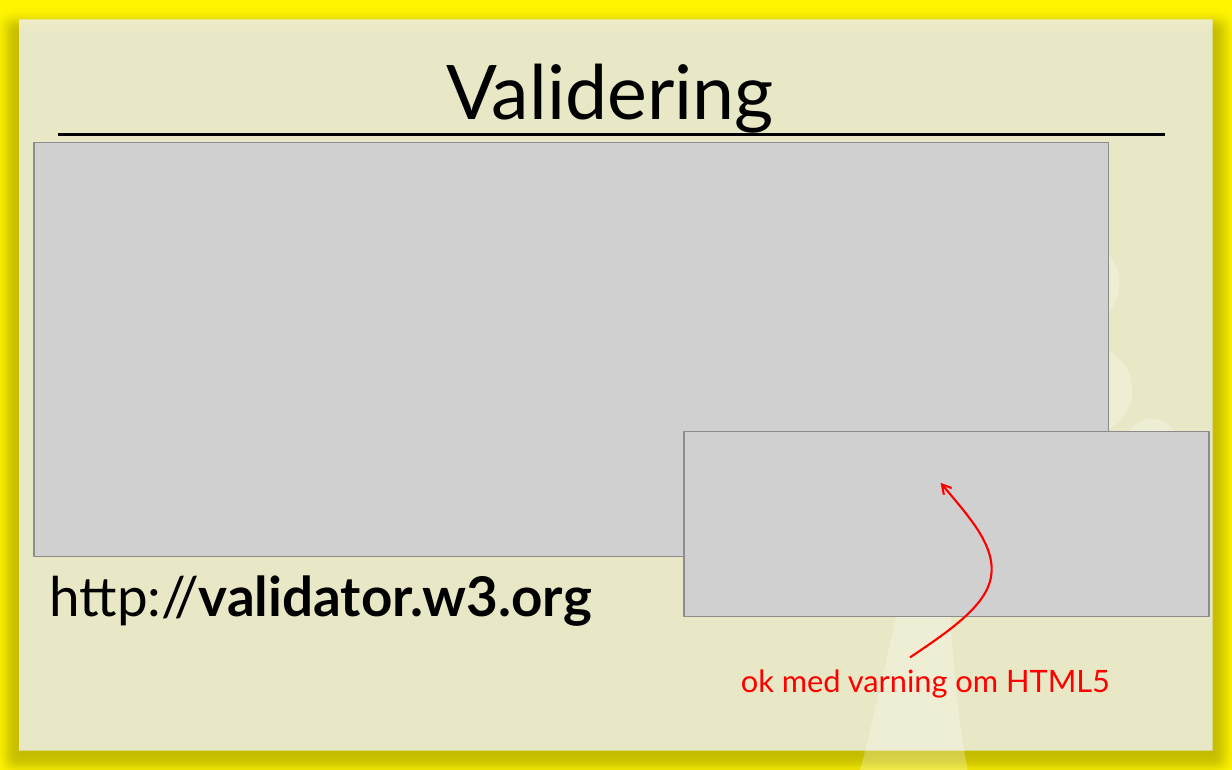
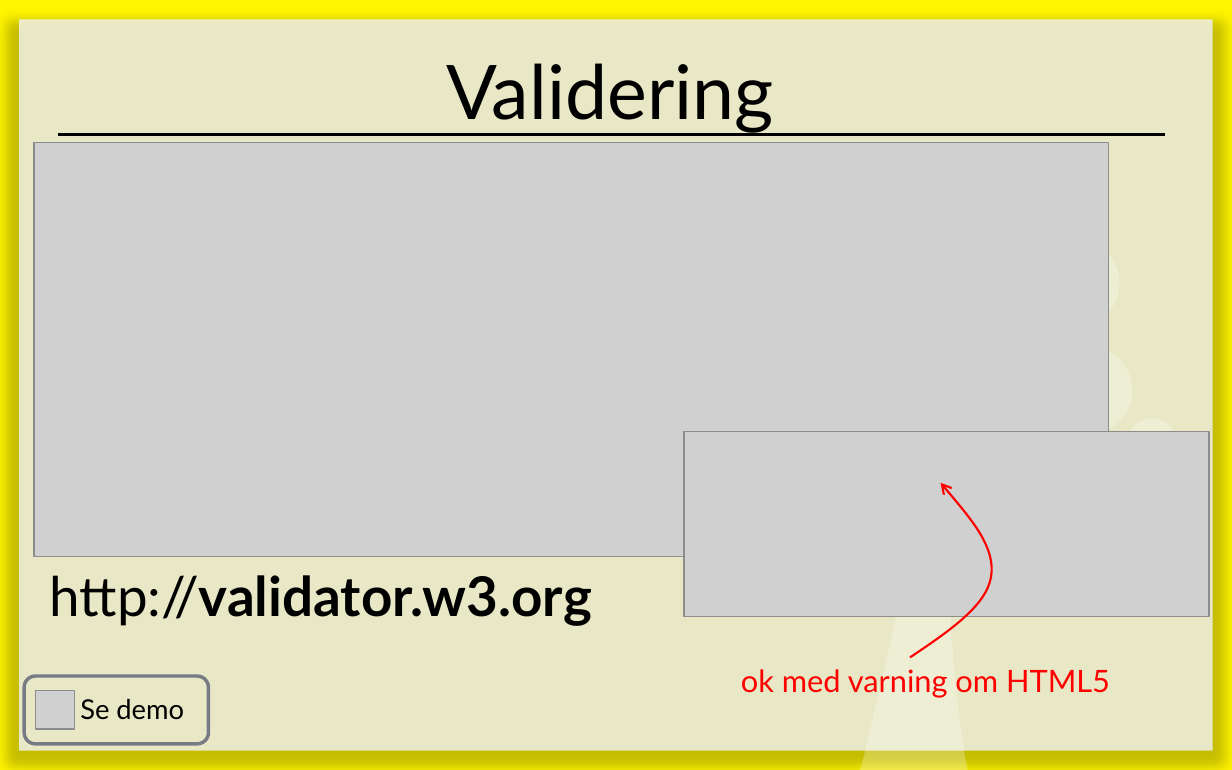
Before and after one commit to 1ik415/Kursmaterial, a slide deck: slide 24 of Föreläsningar/F02 - HTML.pptx (slide 25 before the commit). Drawn at 1232x770 pixels with LibreOffice and Linux fonts; fonts in the diff are those of the drawing; grey boxes stand for pictures. Boxes give left, top, right and bottom in pixels: in the first picture for what was removed or moved away, otherwise in the second. Text is boxed around its words. In the diff, an @@ line names an element or a change of style, - is before the commit and + after.

```diff
--- a/Föreläsningar/F02 - HTML.pptx
+++ b/Föreläsningar/F02 - HTML.pptx
@@ rounded rectangle added at box(25, 676, 209, 744), outline #777C84 2 pt @@
@@ picture added at box(36, 690, 74, 728) @@
@@ text added at box(80, 699, 184, 720), 16 pt, text #000000 @@
+Se demo
```
Also in this commit, not shown: 2 other slides changed, 1 slide added, 1 slide removed, 1 other file.
